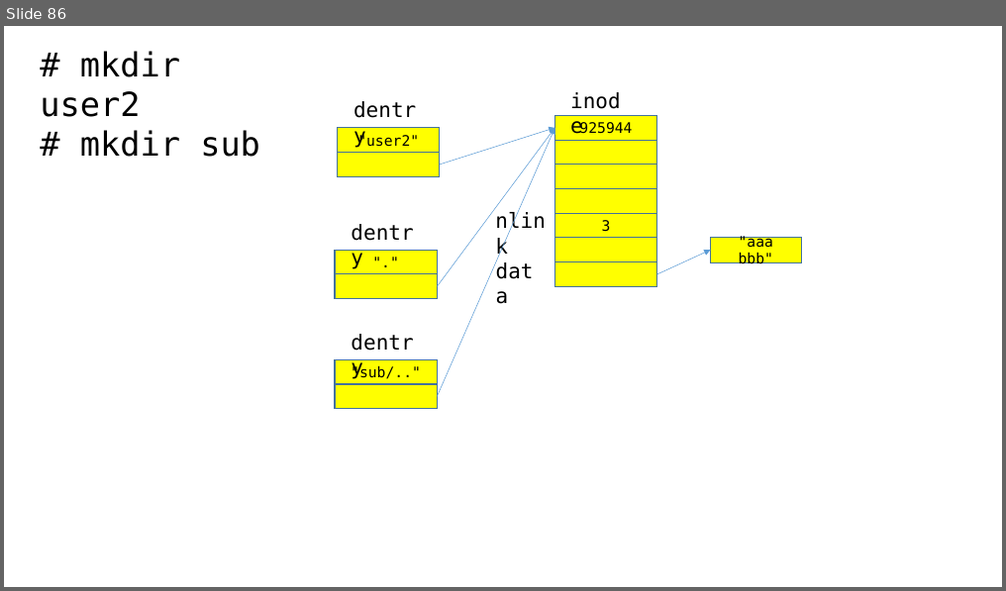
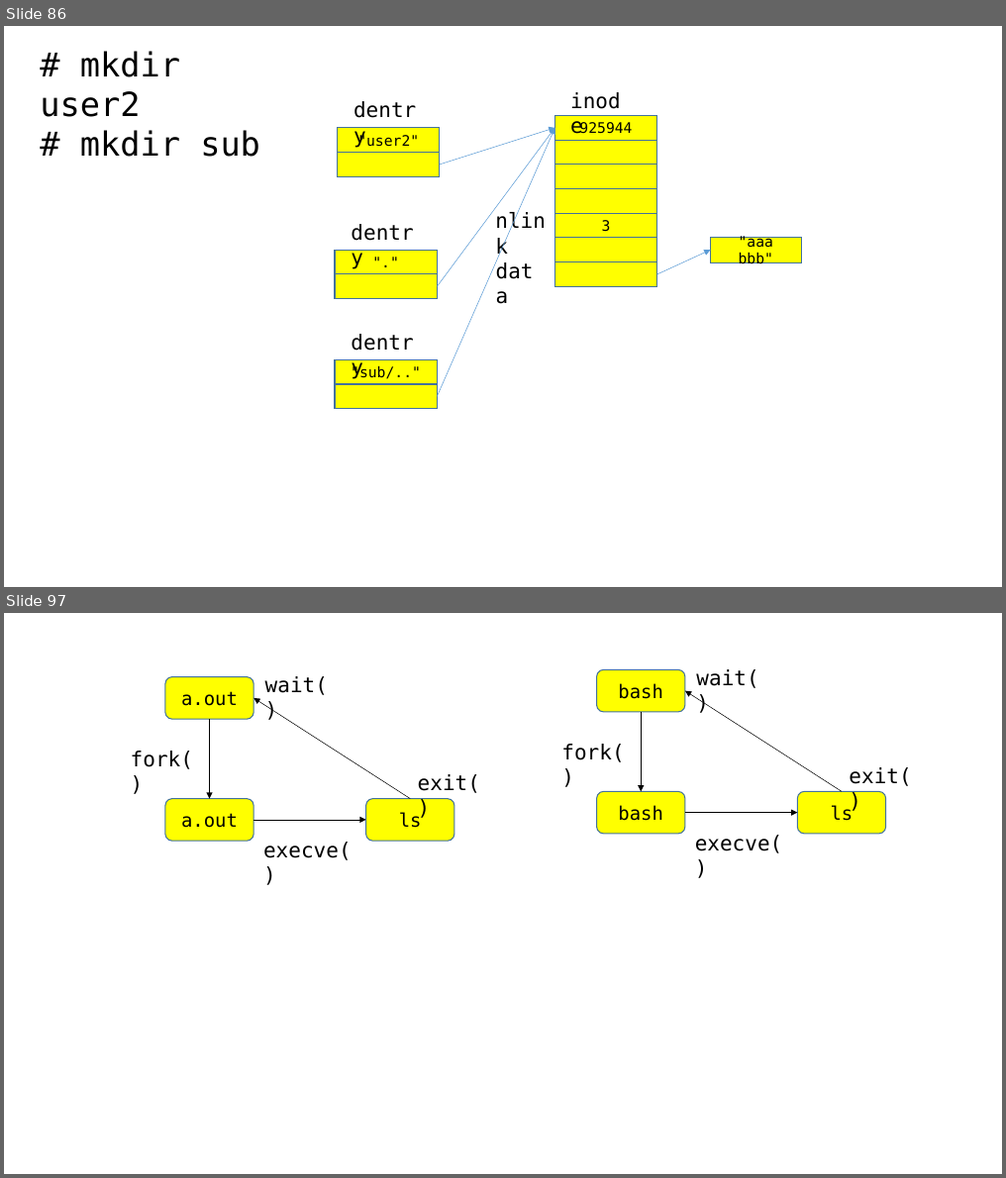
Before and after one commit to imguru-mooc/linux, a slide deck: 수업판서.pptx. Shown one above the other, each under a label of ours: slide 86 before the commit, slides 86 and 97 after it; the slides between them are not shown. The pictures are 1006x591 and 1006x1178 pixels, drawn with LibreOffice and Linux fonts; fonts in the diff are those of the drawing. Boxes give left, top, right and bottom in pixels: in the first picture for what was removed or moved away, otherwise in the second. Text is boxed around its words. In the diff, an @@ line names an element or a change of style, - is before the commit and + after.

```diff
--- a/수업판서.pptx
+++ b/수업판서.pptx
@@ slide 97 added at <box>4,613,1002,1174</box>, background #FFFFFF @@
@@ rounded rectangle added at <box>597,669,685,712</box>, fill #FFFF00, outline #43739E 1 pt, 18 pt, text #000000 @@
+bash
@@ text added at <box>696,669,758,688</box>, 20 pt, text #000000 @@
+wait()
@@ rounded rectangle added at <box>165,676,253,719</box>, fill #FFFF00, outline #43739E 1 pt, 18 pt, text #000000 @@
+a.out
@@ arrow added from (411, 799) to (254, 698), #000000 0.5 pt @@
@@ text added at <box>265,676,328,695</box>, 20 pt, text #000000 @@
+wait()
@@ arrow added from (842, 792) to (685, 691), #000000 0.5 pt @@
@@ arrow added from (210, 719) to (210, 799), #000000 0.5 pt @@
@@ arrow added from (642, 712) to (642, 792), #000000 0.5 pt @@
@@ text added at <box>131,751,193,769</box>, 20 pt, text #000000 @@
+fork()
@@ text added at <box>561,744,624,762</box>, 20 pt, text #000000 @@
+fork()
@@ text added at <box>418,774,480,793</box>, 20 pt, text #000000 @@
+exit()
@@ text added at <box>848,767,911,786</box>, 20 pt, text #000000 @@
+exit()
@@ rounded rectangle added at <box>165,799,253,841</box>, fill #FFFF00, outline #43739E 1 pt, 18 pt, text #000000 @@
+a.out
@@ arrow added from (254, 820) to (366, 820), #000000 0.5 pt @@
@@ rounded rectangle added at <box>366,799,454,841</box>, fill #FFFF00, outline #43739E 1 pt, 18 pt, text #000000 @@
+ls
@@ rounded rectangle added at <box>597,792,685,834</box>, fill #FFFF00, outline #43739E 1 pt, 18 pt, text #000000 @@
+bash
@@ arrow added from (685, 813) to (798, 813), #000000 0.5 pt @@
@@ rounded rectangle added at <box>798,792,886,834</box>, fill #FFFF00, outline #43739E 1 pt, 18 pt, text #000000 @@
+ls
@@ text added at <box>263,842,351,861</box>, 20 pt, text #000000 @@
+execve()
@@ text added at <box>695,835,783,854</box>, 20 pt, text #000000 @@
+execve()
```
Also in this commit, not shown: 25 other slides added, 32 other files.
